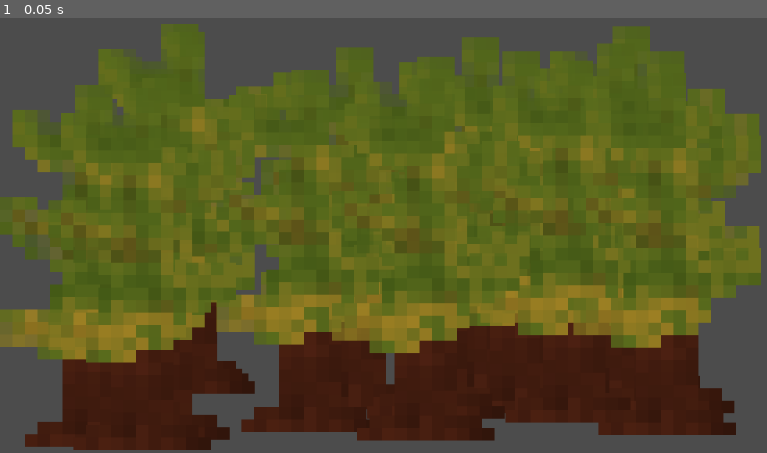
Above: before the commit, frame 1.
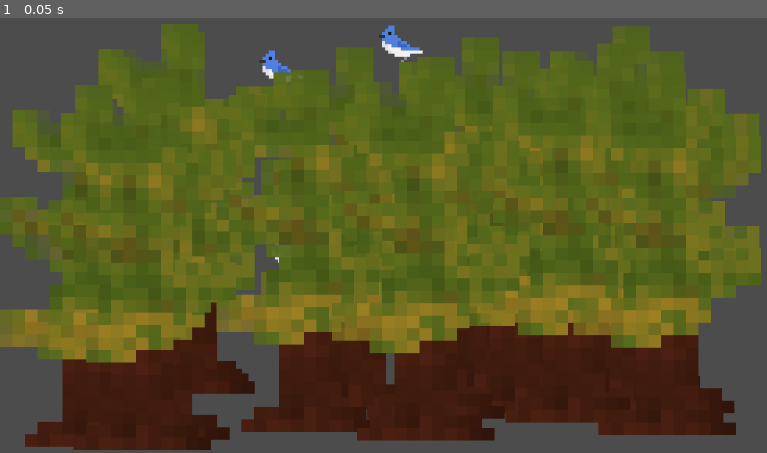
Above: after the commit, the same moment.

Repository: arctair/bird-photography-game
Game: Godot game, scene res://main.tscn
The game is run twice, just before and just after one commit, with the same random seed, the same clock (stepped at 60 frames per second) and the same inputs.
Inputs:
- Up to frame 1 (0.05 s): no input

The runs differ from the first frame. In frame 1, 0.4% of the frame differs, in the area x 33-56%, y 1-57%.

Commit message:
randomly place bluejays

Diff:
--- a/main.gd
+++ b/main.gd
@@ -2,6 +2,7 @@
 
 
 var treeScene = preload('res://Tree.tscn')
+var bluejayScene = preload('res://Bluejay.tscn')
 
 func _ready():
 	randomize()
@@ -15,3 +16,12 @@
 		)
 		treeInstance.z_index = treeInstance.position.y
 		add_child(treeInstance)
+	for n in range(4):
+		var birdInstance = bluejayScene.instance()
+		var birdSize = birdInstance.texture.get_size() * birdInstance.scale / 2
+		birdInstance.position = Vector2(
+			rand_range(birdSize.x, size.x - birdSize.x),
+			rand_range(birdSize.y, size.y - birdSize.y)
+		)
+		birdInstance.flip_h = randf() > 0.5
+		add_child(birdInstance)
